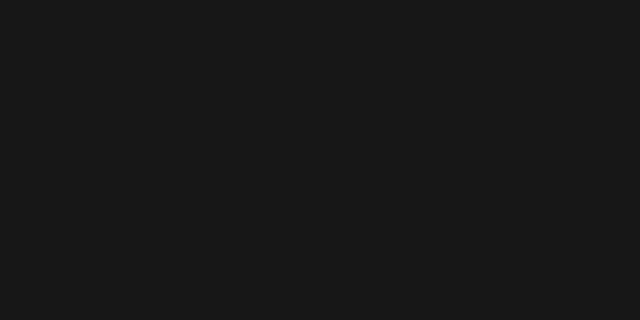
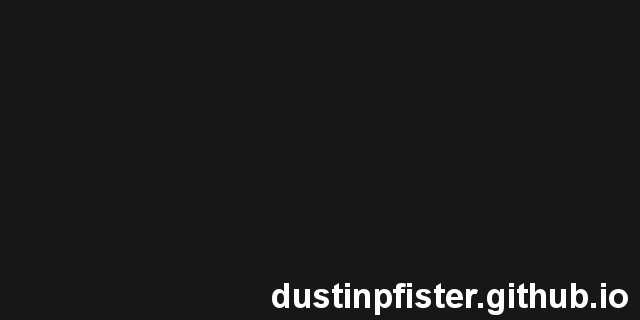
Comparing the layer stacks of the two (640, 320) images. Changes:
added layer "site text" above "background" over [272, 283, 628, 315]
